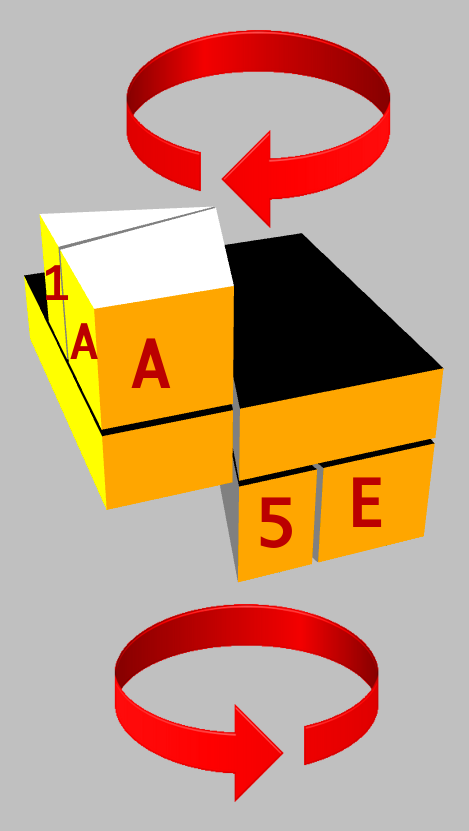
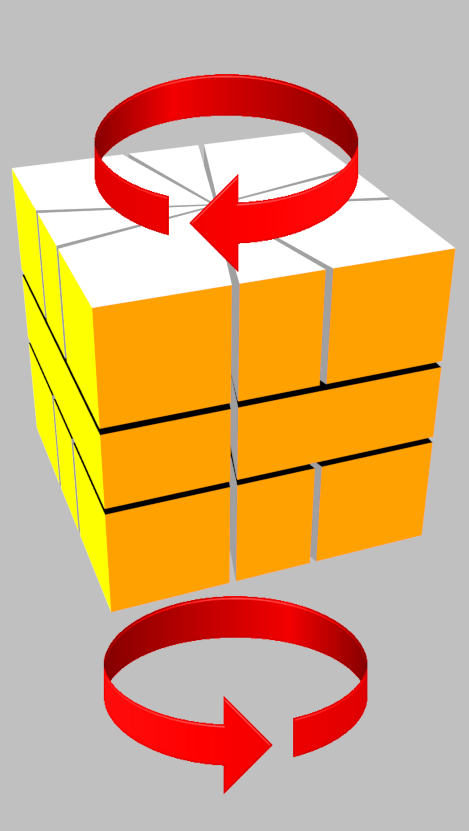
Before/after of a 469x831 layered artwork. What changed in the layer stack:
painted on "Eingefügte Ebene" over box(94, 30, 391, 273)
painted on "Eingefügte Ebene-Kopie" over box(103, 595, 379, 802)
hid "E" over box(353, 477, 382, 527)
hid "5" over box(260, 497, 292, 548)
hid "A #1" over box(70, 323, 98, 359)
hid "1" over box(46, 265, 69, 300)
hid "A" over box(131, 338, 171, 388)
hid "Eingefügte Ebene #1" over box(24, 206, 444, 583)
renamed "notation.png" to "Eingefügte Ebene #2", showed it, painted on it over box(11, 30, 456, 802)
hid "Ebene" over box(11, 30, 456, 802)
